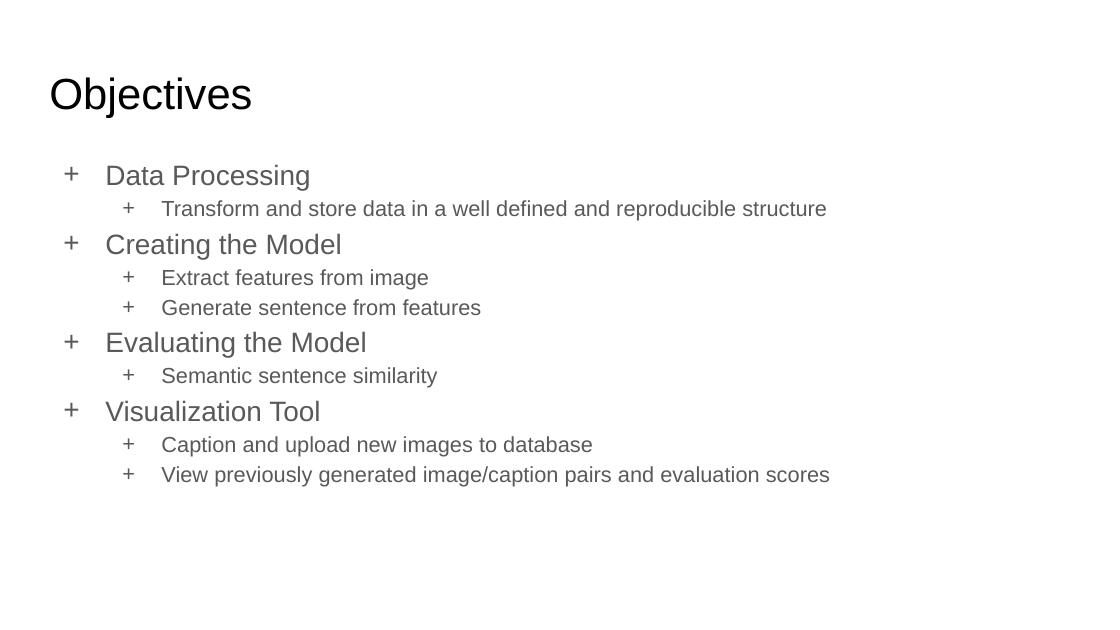
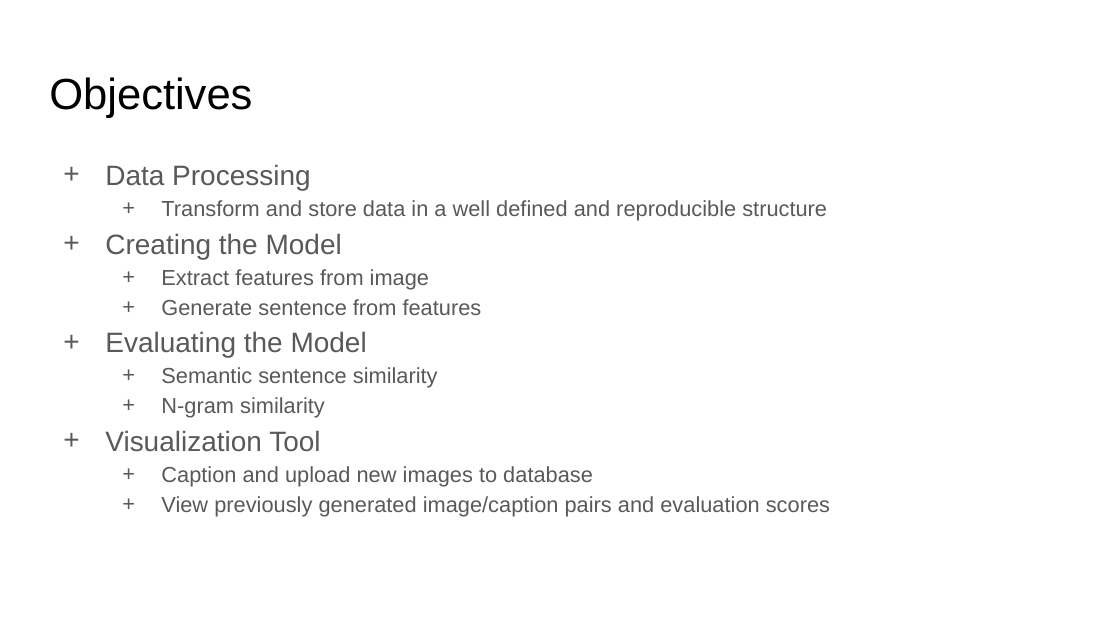
Before and after one commit to miketianchen/MDA_image_captioning, a slide deck: slide 4 of docs/james_final_slides_draft.pptx. Drawn at 1120x630 pixels with LibreOffice and Linux fonts; fonts in the diff are those of the drawing. Boxes give left, top, right and bottom in pixels: in the first picture for what was removed or moved away, otherwise in the second. Text is boxed around its words. In the diff, an @@ line names an element or a change of style, - is before the commit and + after.

```diff
--- a/docs/james_final_slides_draft.pptx
+++ b/docs/james_final_slides_draft.pptx
@@ text at [161, 397, 325, 418]: paragraph added @@
+  + N-gram similarity
```
Also in this commit, not shown: 1 other slide changed, 1 slide added.
